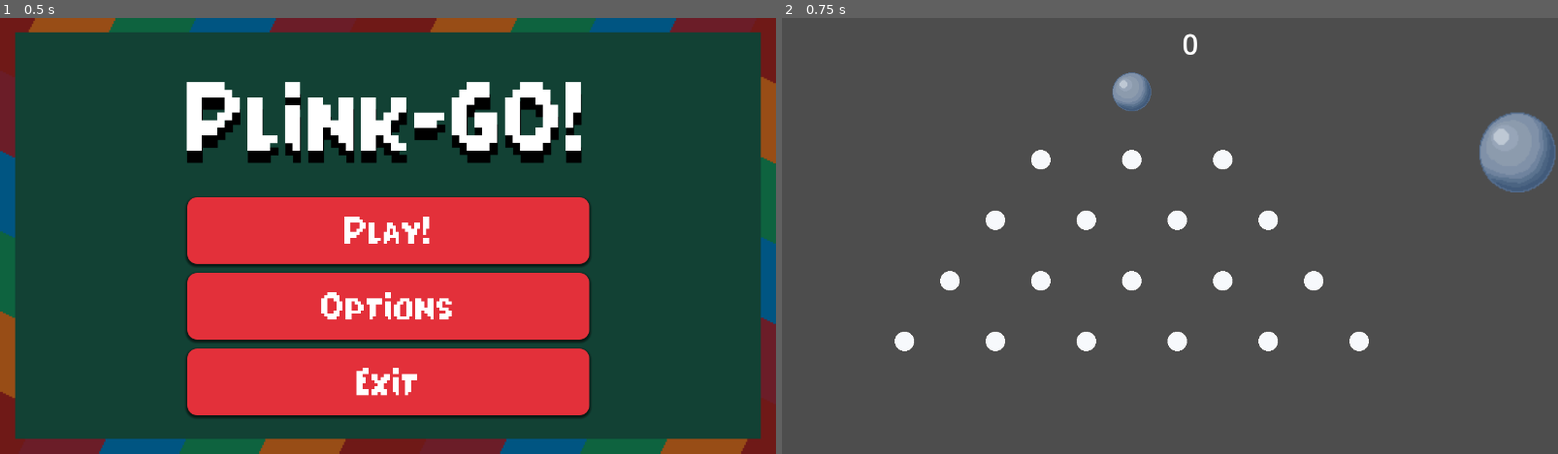
Above: before the commit, frames 1-2 (left to right).
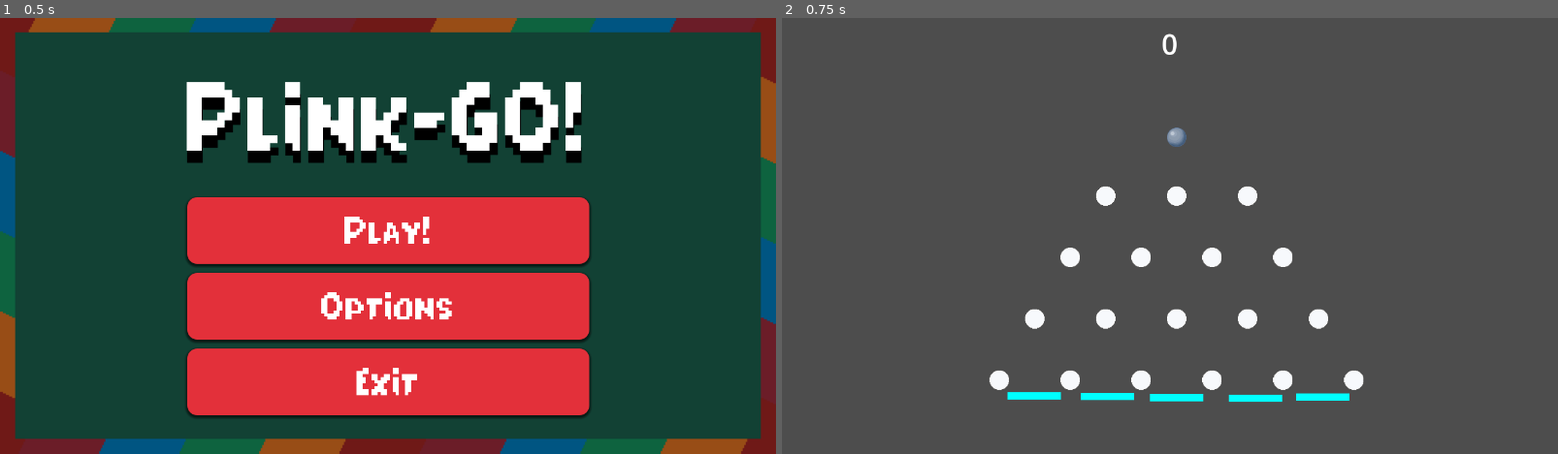
Above: after the commit, the same moments.

Repository: FiCeHo/Plink-go
Game: Godot game, scene res://main_menu.tscn
Two runs of this game, one before a commit and one after it. Both use one fixed random seed, a clock stepped at 60 frames per second and the inputs below.
Inputs:
- Up to frame 1 (0.5 s): no input
- Up to frame 2 (0.75 s): click "Play!" at 0.5 s

Frame 1 is identical in both runs. In frame 2, 5.9% of the frame differs, in the area x 14-100%, y 3-88%.

Commit message:
Array de BALLS, propiedades de BALLS, subclases de BALLS

Diff:
--- a/plink-go!/game.gd
+++ b/plink-go!/game.gd
@@ -1,29 +1,32 @@
 extends Node
 
-@export var player_scene: PackedScene
+@export var ball_array : Array[PackedScene]
 
-var ball_limit = 4
+var player_scene
+var ball_index = 1
 var previous_player
 
 func _on_touch_screen_button_2_pressed():
 	if previous_player != null:
-		previous_player.get_node("RigidBody2D").gravity_scale = 3.5
+		previous_player.get_node("RigidBody2D").gravity_scale = previous_player.gravity
 		while previous_player.get_node("RigidBody2D").angular_velocity == 0:
 			previous_player.get_node("RigidBody2D").angular_velocity = randf_range(-5, 5)
 
-	if ball_limit > 0:
+	if ball_index < ball_array.size():
 		var player = player_scene.instantiate()
 
-		player.global_position = Vector2(577, 122)
-		player.hud = get_node("HUD")
+		player.global_position = $Game/Container/Marker2D.global_position
+		player.hud = get_node("UI")
 
 		add_child(player)
-		print(ball_limit)
-		ball_limit -= 1
+		ball_index += 1
+		if ball_index < ball_array.size():
+			player_scene = ball_array[ball_index]
 		previous_player = player
 
 func _on_ready() -> void:
+	player_scene = ball_array[0]
 	previous_player = player_scene.instantiate()
-	previous_player.global_position = Vector2(577, 122)
-	previous_player.hud = get_node("HUD")
+	previous_player.global_position = $Game/Container/Marker2D.global_position
+	previous_player.hud = get_node("UI")
 	add_child(previous_player)
--- a/plink-go!/game.tscn
+++ b/plink-go!/game.tscn
@@ -3,86 +3,111 @@
 [ext_resource type="PackedScene" uid="uid://ki6r087tju3x" path="res://pin.tscn" id="1_e2o6t"]
 [ext_resource type="Script" uid="uid://cmlphfg306x4b" path="res://game.gd" id="1_feb5d"]
 [ext_resource type="PackedScene" uid="uid://cpkx3tyqn2kuw" path="res://player.tscn" id="2_feb5d"]
-[ext_resource type="Texture2D" uid="uid://b530di1sp684b" path="res://ball.png" id="4_fc0e3"]
-[ext_resource type="PackedScene" uid="uid://cbf1bg60e4jj2" path="res://hud.tscn" id="5_7jktm"]
+[ext_resource type="PackedScene" uid="uid://cbf1bg60e4jj2" path="res://ui.tscn" id="3_7jktm"]
+[ext_resource type="PackedScene" uid="uid://b8ub6d2h0c25i" path="res://nigga_player.tscn" id="3_ryrav"]
+[ext_resource type="PackedScene" uid="uid://dch2epmlvus3h" path="res://multiplier.tscn" id="5_ryrav"]
 
 [sub_resource type="RectangleShape2D" id="RectangleShape2D_e2o6t"]
 size = Vector2(1150, 1000)
 
-[sub_resource type="CircleShape2D" id="CircleShape2D_fc0e3"]
-radius = 30.28
-
 [node name="Game" type="Node2D"]
 script = ExtResource("1_feb5d")
-player_scene = ExtResource("2_feb5d")
+ball_array = Array[PackedScene]([ExtResource("2_feb5d"), ExtResource("2_feb5d"), ExtResource("3_ryrav"), ExtResource("2_feb5d"), ExtResource("3_ryrav")])
 
 [node name="TouchScreenButton" type="TouchScreenButton" parent="."]
-position = Vector2(577, 264)
+position = Vector2(628, 491)
 shape = SubResource("RectangleShape2D_e2o6t")
 action = "ui_touch"
 
-[node name="Pin" parent="." instance=ExtResource("1_e2o6t")]
-position = Vector2(577, 234)
+[node name="UI" parent="." instance=ExtResource("3_7jktm")]
 
-[node name="Pin2" parent="." instance=ExtResource("1_e2o6t")]
-position = Vector2(727, 234)
+[node name="Game" type="CanvasLayer" parent="."]
 
-[node name="Pin3" parent="." instance=ExtResource("1_e2o6t")]
-position = Vector2(427, 234)
+[node name="Container" type="AspectRatioContainer" parent="Game"]
+anchors_preset = 7
+anchor_left = 0.5
+anchor_top = 1.0
+anchor_right = 0.5
+anchor_bottom = 1.0
+offset_left = -500.0
+offset_top = -540.0
+offset_right = 500.0
+grow_horizontal = 2
+grow_vertical = 0
+size_flags_horizontal = 4
+size_flags_vertical = 4
 
-[node name="Pin4" parent="." instance=ExtResource("1_e2o6t")]
-position = Vector2(502, 334)
+[node name="Pin" parent="Game/Container" instance=ExtResource("1_e2o6t")]
+position = Vector2(511, 114)
 
-[node name="Pin5" parent="." instance=ExtResource("1_e2o6t")]
-position = Vector2(652, 334)
+[node name="Pin2" parent="Game/Container" instance=ExtResource("1_e2o6t")]
+position = Vector2(628, 114)
 
-[node name="Pin6" parent="." instance=ExtResource("1_e2o6t")]
-position = Vector2(802, 334)
+[node name="Pin3" parent="Game/Container" instance=ExtResource("1_e2o6t")]
+position = Vector2(394, 114)
 
-[node name="Pin7" parent="." instance=ExtResource("1_e2o6t")]
-position = Vector2(352, 334)
+[node name="Pin4" parent="Game/Container" instance=ExtResource("1_e2o6t")]
+position = Vector2(452.5, 215.322)
 
-[node name="Pin8" parent="." instance=ExtResource("1_e2o6t")]
-position = Vector2(577, 434)
+[node name="Pin5" parent="Game/Container" instance=ExtResource("1_e2o6t")]
+position = Vector2(569.5, 215.322)
 
-[node name="Pin9" parent="." instance=ExtResource("1_e2o6t")]
-position = Vector2(727, 434)
+[node name="Pin6" parent="Game/Container" instance=ExtResource("1_e2o6t")]
+position = Vector2(686.5, 215.322)
 
-[node name="Pin10" parent="." instance=ExtResource("1_e2o6t")]
-position = Vector2(427, 434)
+[node name="Pin7" parent="Game/Container" instance=ExtResource("1_e2o6t")]
+position = Vector2(335.5, 215.322)
 
-[node name="Pin11" parent="." instance=ExtResource("1_e2o6t")]
-position = Vector2(277, 434)
+[node name="Pin8" parent="Game/Container" instance=ExtResource("1_e2o6t")]
+position = Vector2(511, 316.644)
 
-[node name="Pin12" parent="." instance=ExtResource("1_e2o6t")]
-position = Vector2(877, 434)
+[node name="Pin9" parent="Game/Container" instance=ExtResource("1_e2o6t")]
+position = Vector2(628, 316.644)
 
-[node name="Pin13" parent="." instance=ExtResource("1_e2o6t")]
-position = Vector2(652, 534)
+[node name="Pin10" parent="Game/Container" instance=ExtResource("1_e2o6t")]
+position = Vector2(394, 316.644)
 
-[node name="Pin14" parent="." instance=ExtResource("1_e2o6t")]
-position = Vector2(802, 534)
+[node name="Pin11" parent="Game/Container" instance=ExtResource("1_e2o6t")]
+position = Vector2(277, 316.644)
 
-[node name="Pin15" parent="." instance=ExtResource("1_e2o6t")]
-position = Vector2(502, 534)
+[node name="Pin12" parent="Game/Container" instance=ExtResource("1_e2o6t")]
+position = Vector2(745, 316.644)
 
-[node name="Pin16" parent="." instance=ExtResource("1_e2o6t")]
-position = Vector2(352, 534)
+[node name="Pin13" parent="Game/Container" instance=ExtResource("1_e2o6t")]
+position = Vector2(569.5, 417.966)
 
-[node name="Pin17" parent="." instance=ExtResource("1_e2o6t")]
-position = Vector2(952, 534)
+[node name="Pin14" parent="Game/Container" instance=ExtResource("1_e2o6t")]
+position = Vector2(686.5, 417.966)
 
-[node name="Pin18" parent="." instance=ExtResource("1_e2o6t")]
-position = Vector2(202, 534)
+[node name="Pin15" parent="Game/Container" instance=ExtResource("1_e2o6t")]
+position = Vector2(452.5, 417.966)
 
-[node name="TouchScreenButton2" type="TouchScreenButton" parent="."]
-position = Vector2(1150, 156)
-scale = Vector2(1.96875, 2.0625)
-texture_normal = ExtResource("4_fc0e3")
-shape = SubResource("CircleShape2D_fc0e3")
-action = "ui_copy"
+[node name="Pin16" parent="Game/Container" instance=ExtResource("1_e2o6t")]
+position = Vector2(335.5, 417.966)
 
-[node name="HUD" parent="." instance=ExtResource("5_7jktm")]
+[node name="Pin17" parent="Game/Container" instance=ExtResource("1_e2o6t")]
+position = Vector2(803.5, 417.966)
+
+[node name="Pin18" parent="Game/Container" instance=ExtResource("1_e2o6t")]
+position = Vector2(218.5, 417.966)
+
+[node name="Marker2D" type="Marker2D" parent="Game/Container"]
+position = Vector2(511, 17)
+
+[node name="Multiplier" parent="Game/Container" instance=ExtResource("5_ryrav")]
+position = Vector2(276, 444)
+
+[node name="Multiplier2" parent="Game/Container" instance=ExtResource("5_ryrav")]
+position = Vector2(397, 445)
+
+[node name="Multiplier3" parent="Game/Container" instance=ExtResource("5_ryrav")]
+position = Vector2(511, 447)
+
+[node name="Multiplier4" parent="Game/Container" instance=ExtResource("5_ryrav")]
+position = Vector2(641, 448)
+
+[node name="Multiplier5" parent="Game/Container" instance=ExtResource("5_ryrav")]
+position = Vector2(752, 446)
 
 [connection signal="ready" from="." to="." method="_on_ready"]
 [connection signal="released" from="TouchScreenButton" to="." method="_on_touch_screen_button_2_pressed"]
--- a/plink-go!/hud.gd
+++ /dev/null
@@ -1,11 +0,0 @@
-extends CanvasLayer
-
-var score = 0
-
-func score_up():
-	score += 1
-	$Score.text = str(score)
-
-
-func _on_button_pressed() -> void:
-	score_up()
--- a/plink-go!/hud.tscn
+++ /dev/null
@@ -1,21 +0,0 @@
-[gd_scene load_steps=3 format=3 uid="uid://cbf1bg60e4jj2"]
-
-[ext_resource type="Script" uid="uid://bg1c6ff0b4v22" path="res://hud.gd" id="1_37p78"]
-[ext_resource type="Script" uid="uid://bgme5jjg2lfou" path="res://score.gd" id="2_64ctp"]
-
-[node name="HUD" type="CanvasLayer"]
-script = ExtResource("1_37p78")
-
-[node name="Score" type="Label" parent="."]
-anchors_preset = 5
-anchor_left = 0.5
-anchor_right = 0.5
-offset_left = -92.0
-offset_right = 159.0
-offset_bottom = 85.0
-grow_horizontal = 2
-theme_override_font_sizes/font_size = 47
-text = "0"
-horizontal_alignment = 1
-vertical_alignment = 1
-script = ExtResource("2_64ctp")
--- /dev/null
+++ b/plink-go!/multiplier.gd
@@ -0,0 +1,3 @@
+extends Node2D
+
+@export var multiplier : int
--- /dev/null
+++ b/plink-go!/multiplier.tscn
@@ -0,0 +1,27 @@
+[gd_scene load_steps=4 format=3 uid="uid://dch2epmlvus3h"]
+
+[ext_resource type="Script" uid="uid://b5kgq2tie3fca" path="res://multiplier.gd" id="1_w3efu"]
+
+[sub_resource type="CanvasItemMaterial" id="CanvasItemMaterial_agnkb"]
+
+[sub_resource type="RectangleShape2D" id="RectangleShape2D_w3efu"]
+size = Vector2(88, 12)
+
+[node name="Multiplier" type="Node2D"]
+script = ExtResource("1_w3efu")
+
+[node name="StaticBody2D" type="StaticBody2D" parent="."]
+modulate = Color(0, 1, 1, 1)
+collision_layer = 2
+
+[node name="CollisionShape2D" type="CollisionShape2D" parent="StaticBody2D"]
+modulate = Color(1, 0, 1, 1)
+material = SubResource("CanvasItemMaterial_agnkb")
+shape = SubResource("RectangleShape2D_w3efu")
+
+[node name="ColorRect" type="ColorRect" parent="StaticBody2D"]
+offset_left = -44.0
+offset_top = -6.0
+offset_right = 44.0
+offset_bottom = 6.0
+color = Color(0, 1, 1, 1)
--- /dev/null
+++ b/plink-go!/nigga_player.tscn
@@ -0,0 +1,14 @@
+[gd_scene load_steps=4 format=3 uid="uid://b8ub6d2h0c25i"]
+
+[ext_resource type="PackedScene" uid="uid://cpkx3tyqn2kuw" path="res://player.tscn" id="1_nfpec"]
+[ext_resource type="Script" uid="uid://dameiaggkrb88" path="res://niggaplayer.gd" id="2_ojrqv"]
+[ext_resource type="Texture2D" uid="uid://c5uwgaf0wthvy" path="res://pixil-frame-0.png" id="3_iyv0j"]
+
+[node name="NiggaPlayer" instance=ExtResource("1_nfpec")]
+script = ExtResource("2_ojrqv")
+
+[node name="RigidBody2D" parent="." index="0"]
+physics_material_override = null
+
+[node name="Sprite2D" parent="RigidBody2D" index="0"]
+texture = ExtResource("3_iyv0j")
--- /dev/null
+++ b/plink-go!/niggaplayer.gd
@@ -0,0 +1,6 @@
+extends "res://player.gd"
+
+func _init() -> void:
+	value = 10000
+	bounce = 1
+	gravity = 2
--- a/plink-go!/pin.tscn
+++ b/plink-go!/pin.tscn
@@ -3,7 +3,7 @@
 [ext_resource type="Texture2D" uid="uid://dfokb25mgn8b" path="res://pin.png" id="1_nikp6"]
 
 [sub_resource type="CircleShape2D" id="CircleShape2D_gflbs"]
-radius = 17.0
+radius = 16.0
 
 [node name="Pin" type="Node2D"]
 
--- a/plink-go!/player.gd
+++ b/plink-go!/player.gd
@@ -3,9 +3,19 @@
 @export var hud : CanvasLayer
 
 var isSetup = true
-var initial_position = Vector2(577, 122)
+var initial_position : Vector2
+var physics_material : PhysicsMaterial
 var fallThreshold = 900
 var limit = 0
+var value = 10
+var bounce = 0.64
+var gravity = 5
+
+func _on_ready() -> void:
+	initial_position = global_position
+	physics_material = PhysicsMaterial.new()
+	physics_material.bounce = bounce
+	get_node("RigidBody2D").physics_material_override = physics_material
 
 func _process(delta):
 	if get_node("RigidBody2D").global_position.y > fallThreshold:
@@ -17,15 +27,11 @@
 
 func respawn():
 	get_node("RigidBody2D").global_position = initial_position
-	get_node("RigidBody2D").gravity_scale = 0.0
 	get_node("RigidBody2D").linear_velocity = Vector2.ZERO
 
 	while get_node("RigidBody2D").angular_velocity == 0:
 		get_node("RigidBody2D").angular_velocity = randf_range(-5, 5)
 	rotation = 0
 
-	isSetup = true
-
-
 func _on_rigid_body_2d_body_entered(body: Node) -> void:
-	hud.call("score_up")
+	hud.call("score_up", value)
--- a/plink-go!/player.tscn
+++ b/plink-go!/player.tscn
@@ -4,10 +4,10 @@
 [ext_resource type="Script" uid="uid://bvfr0wduvi16p" path="res://player.gd" id="1_onrkg"]
 
 [sub_resource type="PhysicsMaterial" id="PhysicsMaterial_onrkg"]
-bounce = 0.9
+bounce = 0.64
 
 [sub_resource type="CircleShape2D" id="CircleShape2D_onrkg"]
-radius = 33.0
+radius = 16.0312
 
 [node name="Player" type="Node2D"]
 script = ExtResource("1_onrkg")
@@ -20,10 +20,13 @@
 max_contacts_reported = 1
 
 [node name="Sprite2D" type="Sprite2D" parent="RigidBody2D"]
+position = Vector2(-4.76837e-07, 0)
+scale = Vector2(0.5, 0.5)
 texture = ExtResource("1_4flbx")
 
 [node name="CollisionShape2D" type="CollisionShape2D" parent="RigidBody2D"]
 shape = SubResource("CircleShape2D_onrkg")
 one_way_collision_margin = 0.0
 
+[connection signal="ready" from="." to="." method="_on_ready"]
 [connection signal="body_entered" from="RigidBody2D" to="." method="_on_rigid_body_2d_body_entered"]
--- a/plink-go!/project.godot
+++ b/plink-go!/project.godot
@@ -13,7 +13,7 @@
 config/name="Plink-go!"
 run/main_scene="uid://dxgq4u6g37r8l"
 config/features=PackedStringArray("4.4", "Mobile")
-config/icon="res://icon.svg"
+config/icon="uid://g1ini1tp645l"
 
 [display]
 
--- a/plink-go!/score.gd
+++ b/plink-go!/score.gd
@@ -2,6 +2,6 @@
 
 var score = 0
 
-func score_up():
-	score += 1
+func score_up(value):
+	score += value
 	text = str(score)
--- /dev/null
+++ b/plink-go!/ui.gd
@@ -0,0 +1,7 @@
+extends CanvasLayer
+
+var score = 0
+
+func score_up(value):
+	score += value
+	$Score.text = str(score)
--- /dev/null
+++ b/plink-go!/ui.tscn
@@ -0,0 +1,21 @@
+[gd_scene load_steps=3 format=3 uid="uid://cbf1bg60e4jj2"]
+
+[ext_resource type="Script" uid="uid://bg1c6ff0b4v22" path="res://ui.gd" id="1_37p78"]
+[ext_resource type="Script" uid="uid://bgme5jjg2lfou" path="res://score.gd" id="2_64ctp"]
+
+[node name="UI" type="CanvasLayer"]
+script = ExtResource("1_37p78")
+
+[node name="Score" type="Label" parent="."]
+anchors_preset = 5
+anchor_left = 0.5
+anchor_right = 0.5
+offset_left = -346.0
+offset_right = 346.0
+offset_bottom = 85.0
+grow_horizontal = 2
+theme_override_font_sizes/font_size = 47
+text = "0"
+horizontal_alignment = 1
+vertical_alignment = 1
+script = ExtResource("2_64ctp")
Not shown, added: plink-go!/multiplier.gd.uid
Not shown, added: plink-go!/niggaplayer.gd.uid
Binary file added: plink-go!/pixil-frame-0.png
Not shown, added: plink-go!/pixil-frame-0.png.import
Renamed: plink-go!/hud.gd.uid -> plink-go!/ui.gd.uid
Not shown, changed: plink-go!/Plink-go!.apk
